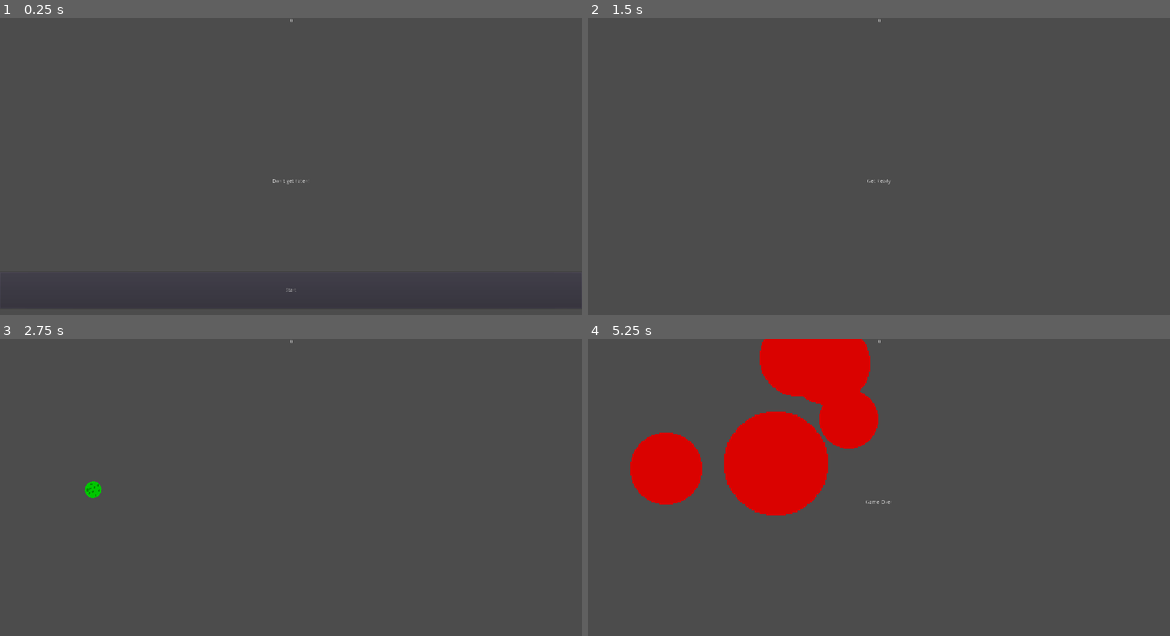
Above: before the commit, frames 1-4 (two rows, left to right).
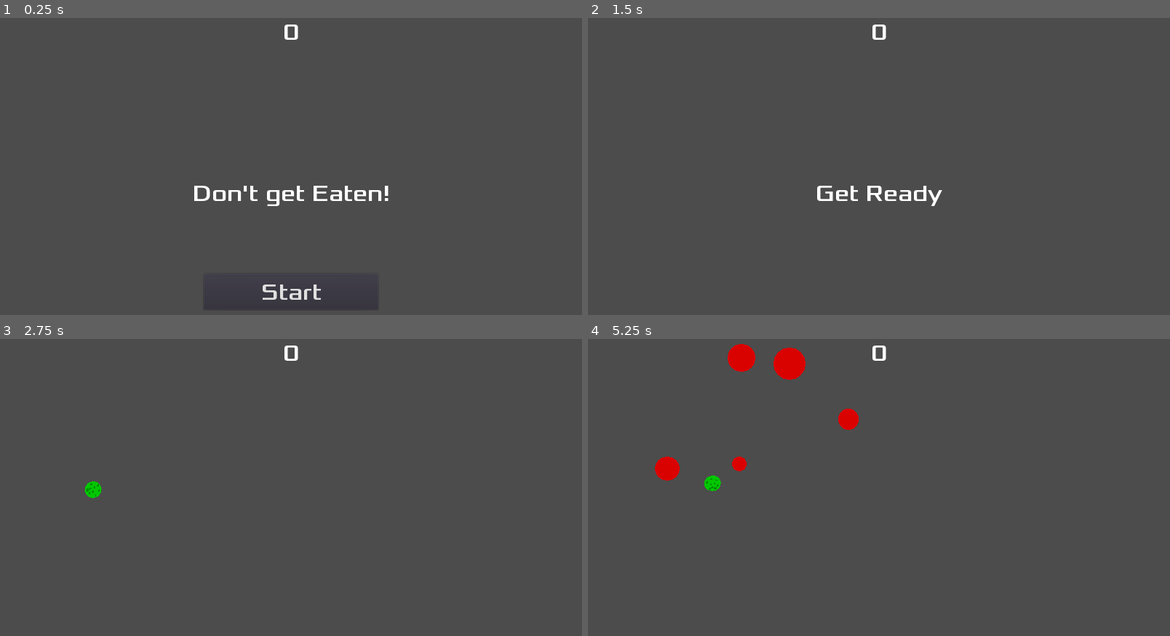
Above: after the commit, the same moments.

Repository: jleldridge/Hungry-Space-Clone-Godot
Game: Godot game, scene res://Main.tscn
Same seed, same stepped clock (60 frames per second), same inputs: the game is played once before the commit and once after it.
Inputs (mouse positions are in pixels of both pictures, inside the frame that each line leads up to):
- Up to frame 1 (0.25 s): no input
- Up to frame 2 (1.5 s): click "Start" at 0.5 s; tap Enter at 1.25 s; move the mouse to (1007, 166) at 1.27 s; click (1007, 166) at 1.42 s
- Up to frame 3 (2.75 s): tap Space at 2 s; move the mouse to (174, 520) at 2.02 s; click (174, 520) at 2.17 s
- Up to frame 4 (5.25 s): move the mouse to (937, 431) at 2.77 s; click (937, 431) at 2.92 s; move the mouse to (849, 567) at 3.52 s; click (849, 567) at 3.67 s; move the mouse to (1053, 552) at 4.27 s; click (1053, 552) at 4.42 s; move the mouse to (704, 454) at 5.02 s; click (704, 454) at 5.17 s

The runs differ from the first frame. In frame 1, 1.1% of the frame differs, in the area x 33-67%, y 0-95%; in frame 2, 0.6%; in frame 3, less than 0.1%; in frame 4, 12%, in the area x 7-53%, y 0-60%.

Commit message:
Add font.

Diff:
--- a/Enemy.gd
+++ b/Enemy.gd
@@ -8,10 +8,9 @@
 var speed = Vector2()
 var size
 
-# Called when the node enters the scene tree for the first time.
-func _ready():
+func determine_size(player_size):
     speed.x = -1 * rand_range(MIN_SPEED, MAX_SPEED)
-    size = rand_range(MIN_SIZE, MAX_SIZE)
+    size = rand_range(MIN_SIZE, min(MAX_SIZE, player_size + 50))
     _scaleSize()
 
 func _scaleSize():
--- a/EnemySpawner.gd
+++ /dev/null
@@ -1,19 +0,0 @@
-extends Node
-
-const ENEMY = preload("res://Enemy.tscn")
-const MAX_ENEMIES = 50
-
-var enemy_count = 0
-
-# Called when the node enters the scene tree for the first time.
-func _ready():
-    pass
-
-# Called every frame. 'delta' is the elapsed time since the previous frame.
-func _process(delta):
-    if (enemy_count < MAX_ENEMIES):
-        var e = ENEMY.instance()
-        get_node("Container").add_child(e)
-        e.position.x = 1500
-        e.position.y = rand_range(32, 868)
-        enemy_count += 1
--- a/Hud.tscn
+++ b/Hud.tscn
@@ -1,6 +1,19 @@
-[gd_scene load_steps=2 format=2]
+[gd_scene load_steps=6 format=2]
 
 [ext_resource path="res://Hud.gd" type="Script" id=1]
+[ext_resource path="res://xolonium/xolonium-fonts-4.1/ttf/Xolonium-Regular.ttf" type="DynamicFontData" id=2]
+
+[sub_resource type="DynamicFont" id=1]
+size = 64
+font_data = ExtResource( 2 )
+
+[sub_resource type="DynamicFont" id=2]
+size = 64
+font_data = ExtResource( 2 )
+
+[sub_resource type="DynamicFont" id=3]
+size = 64
+font_data = ExtResource( 2 )
 
 [node name="Hud" type="CanvasLayer"]
 script = ExtResource( 1 )
@@ -8,6 +21,7 @@
 [node name="ScoreLabel" type="Label" parent="."]
 anchor_right = 1.0
 margin_bottom = 14.0
+custom_fonts/font = SubResource( 1 )
 text = "0"
 align = 1
 
@@ -17,15 +31,20 @@
 anchor_bottom = 0.5
 margin_top = -7.0
 margin_bottom = 7.0
+custom_fonts/font = SubResource( 2 )
 text = "Don't get Eaten!"
 align = 1
 
 [node name="StartButton" type="Button" parent="."]
+anchor_left = 0.5
 anchor_top = 1.0
-anchor_right = 1.0
+anchor_right = 0.5
 anchor_bottom = 1.0
-margin_top = -200.0
-margin_bottom = -100.0
+margin_left = -240.0
+margin_top = -196.0
+margin_right = 240.0
+margin_bottom = -96.0
+custom_fonts/font = SubResource( 3 )
 text = "Start"
 
 [node name="MessageTimer" type="Timer" parent="."]
--- a/Main.gd
+++ b/Main.gd
@@ -15,20 +15,24 @@
         else:
             body.queue_free()
             $Player.eat()
+            score = $Player.size - $Player.MIN_SIZE
 
 func _on_StartTimer_timeout():
     game_running = true
     $Player.start($PlayerStartPosition.position)
     $EnemyTimer.start()
+    $ScoreTimer.start()
 
 func _on_EnemyTimer_timeout():
     var enemy = Enemy.instance()
+    enemy.determine_size($Player.size)
     add_child(enemy)
     enemy.position = Vector2(get_viewport().size.x - 50, rand_range(10, get_viewport().size.y - 10))
     $Hud.connect("start_game", enemy, "_on_start_game")
 
 
 func new_game():
+    score = 0
     $StartTimer.start()
     $Hud.update_score(score)
     $Hud.show_message("Get Ready")
@@ -36,3 +40,8 @@
 func game_over():
     game_running = false
     $Hud.show_game_over()
+    $ScoreTimer.stop()
+
+
+func _on_ScoreTimer_timeout():
+    $Hud.update_score(score)
--- a/Main.tscn
+++ b/Main.tscn
@@ -22,7 +22,10 @@
 position = Vector2( 256, 416 )
 
 [node name="Hud" parent="." instance=ExtResource( 4 )]
+
+[node name="ScoreTimer" type="Timer" parent="."]
 [connection signal="collision" from="Player" to="." method="_on_Player_collision"]
 [connection signal="timeout" from="EnemyTimer" to="." method="_on_EnemyTimer_timeout"]
 [connection signal="timeout" from="StartTimer" to="." method="_on_StartTimer_timeout"]
 [connection signal="start_game" from="Hud" to="." method="new_game"]
+[connection signal="timeout" from="ScoreTimer" to="." method="_on_ScoreTimer_timeout"]
--- a/Player.gd
+++ b/Player.gd
@@ -4,15 +4,19 @@
 const MAX_SPEED = 500
 const ACCELERATION = 15
 const FRICTION = 5
+const MAX_SIZE = 300
+const MIN_SIZE = 10
 
 signal collision(body)
 
 var screen_size
 var movement = Vector2()
-var size = 10
+var size = MIN_SIZE
 
 func start(pos):
     position = pos
+    size = MIN_SIZE
+    _scaleSize()
     show()
     $CollisionShape2D.disabled = false
 
@@ -30,7 +34,6 @@
 # Called when the node enters the scene tree for the first time.
 func _ready():
     screen_size = get_viewport_rect().size
-    var computedSize = 0.5 + 0.02 * size
     _scaleSize()
 
 
--- a/Player.tscn
+++ b/Player.tscn
@@ -1,22 +1,22 @@
 [gd_scene load_steps=9 format=2]
 
 [ext_resource path="res://Player.gd" type="Script" id=1]
-[ext_resource path="res://gale/PlayerSprites0001.png" type="Texture" id=2]
-[ext_resource path="res://gale/PlayerSprites0002.png" type="Texture" id=3]
+[ext_resource path="res://gale/PlayerSprites0002.png" type="Texture" id=2]
+[ext_resource path="res://gale/PlayerSprites0001.png" type="Texture" id=3]
 [ext_resource path="res://gale/PlayerSprites0000.png" type="Texture" id=4]
 [ext_resource path="res://gale/PlayerSprites0003.png" type="Texture" id=5]
 [ext_resource path="res://gale/PlayerSprites0004.png" type="Texture" id=6]
 
-[sub_resource type="SpriteFrames" id=2]
+[sub_resource type="SpriteFrames" id=1]
 animations = [ {
 "frames": [ ExtResource( 2 ) ],
 "loop": true,
-"name": "left",
+"name": "right",
 "speed": 5.0
 }, {
 "frames": [ ExtResource( 3 ) ],
 "loop": true,
-"name": "right",
+"name": "left",
 "speed": 5.0
 }, {
 "frames": [ ExtResource( 4 ) ],
@@ -48,8 +48,8 @@
 
 [node name="AnimatedSprite" type="AnimatedSprite" parent="."]
 position = Vector2( 0, -1 )
-frames = SubResource( 2 )
+frames = SubResource( 1 )
 
 [node name="CollisionShape2D" type="CollisionShape2D" parent="."]
-shape = SubResource( 3 )
+shape = SubResource( 2 )
 [connection signal="body_entered" from="." to="." method="_on_Player_body_entered"]
--- /dev/null
+++ b/xolonium/Xolonium.tres
@@ -0,0 +1,7 @@
+[gd_resource type="DynamicFont" load_steps=2 format=2]
+
+[ext_resource path="res://fonts/xolonium/xolonium-fonts-4.1/ttf/Xolonium-Regular.ttf" type="DynamicFontData" id=1]
+
+[resource]
+size = 32
+font_data = ExtResource( 1 )
Not shown: 1 places in Player.tscn that only renumber resources
Not shown, added: xolonium/xolonium-fonts-4.1/FONTLOG.txt
Not shown, added: xolonium/xolonium-fonts-4.1/LICENSE.txt
Binary file added: xolonium/xolonium-fonts-4.1/ttf/Xolonium-Bold.ttf
Binary file added: xolonium/xolonium-fonts-4.1/ttf/Xolonium-Regular.ttf
